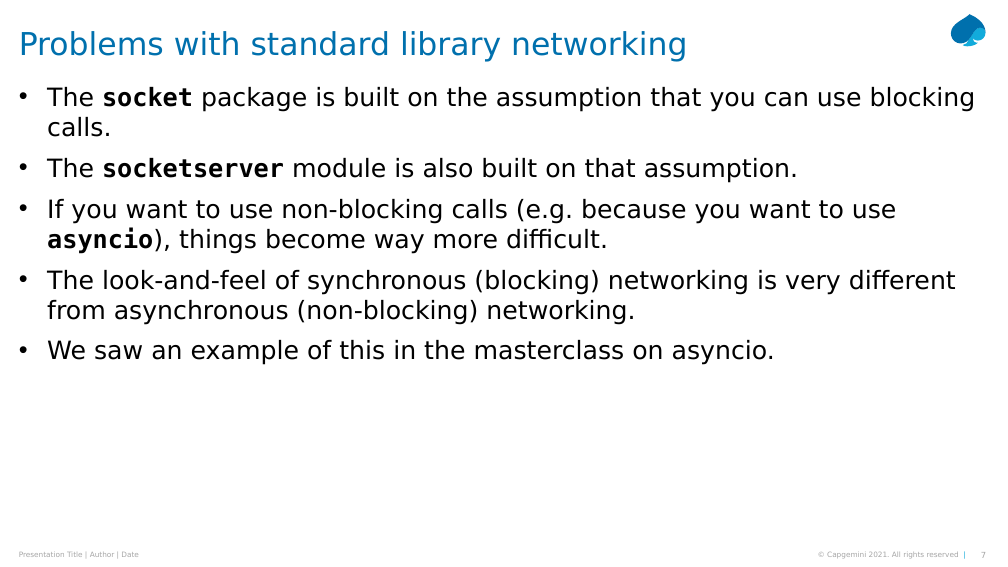
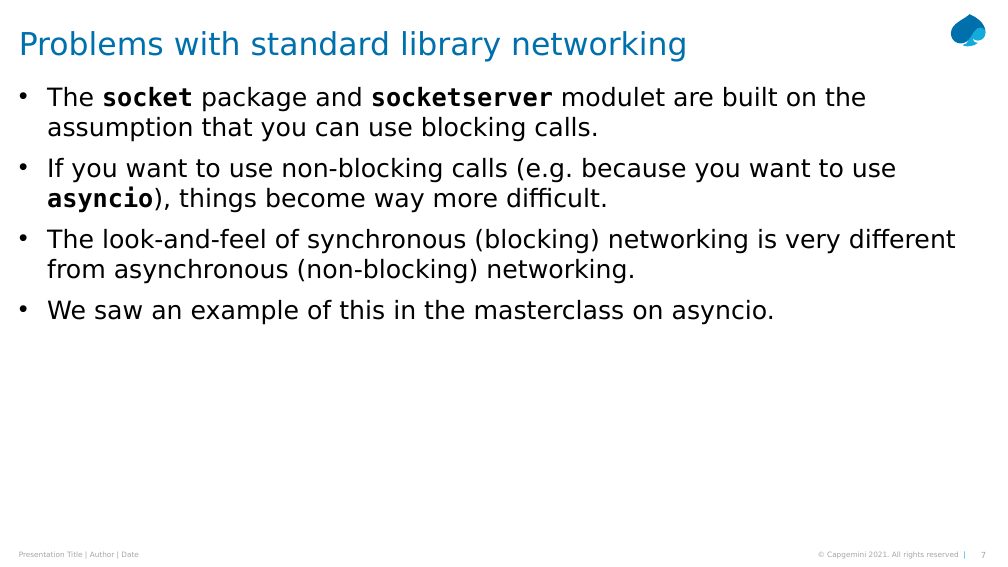
Before and after one commit to Python-Masterclass/Networking, a slide deck: slide 7 of Masterclass-7-Networking.pptx. Drawn at 1008x567 pixels with LibreOffice and Linux fonts; fonts in the diff are those of the drawing. Boxes give left, top, right and bottom in pixels: in the first picture for what was removed or moved away, otherwise in the second. Text is boxed around its words. In the diff, an @@ line names an element or a change of style, - is before the commit and + after.

```diff
--- a/Masterclass-7-Networking.pptx
+++ b/Masterclass-7-Networking.pptx
@@ text at <box>47,87,866,142</box>: text changed @@
-• The socket package is built on the assumption that you can use blocking calls.
-• The socketserver module is also built on that assumption.
+• The socket package and socketserver modulet are built on the assumption that you can use blocking calls.
```
Also in this commit, not shown: 11 other slides changed, 2 slides added.
